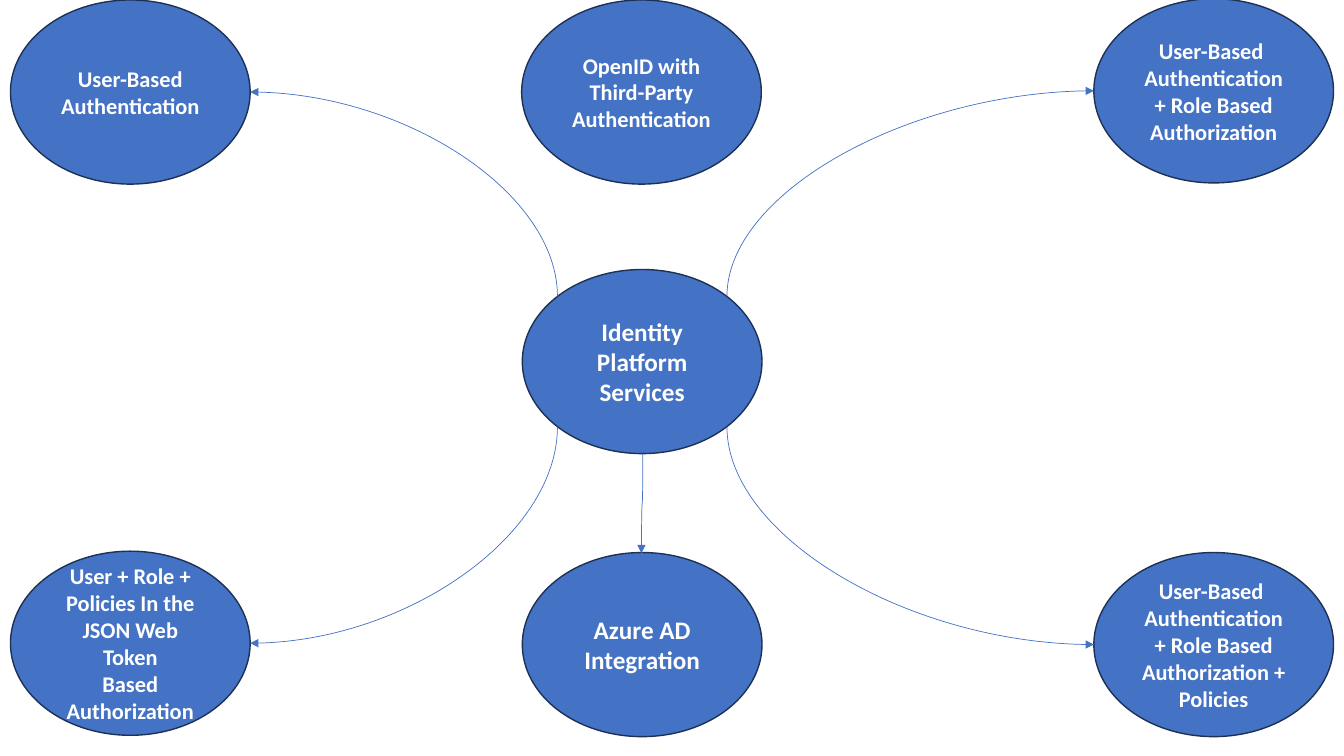
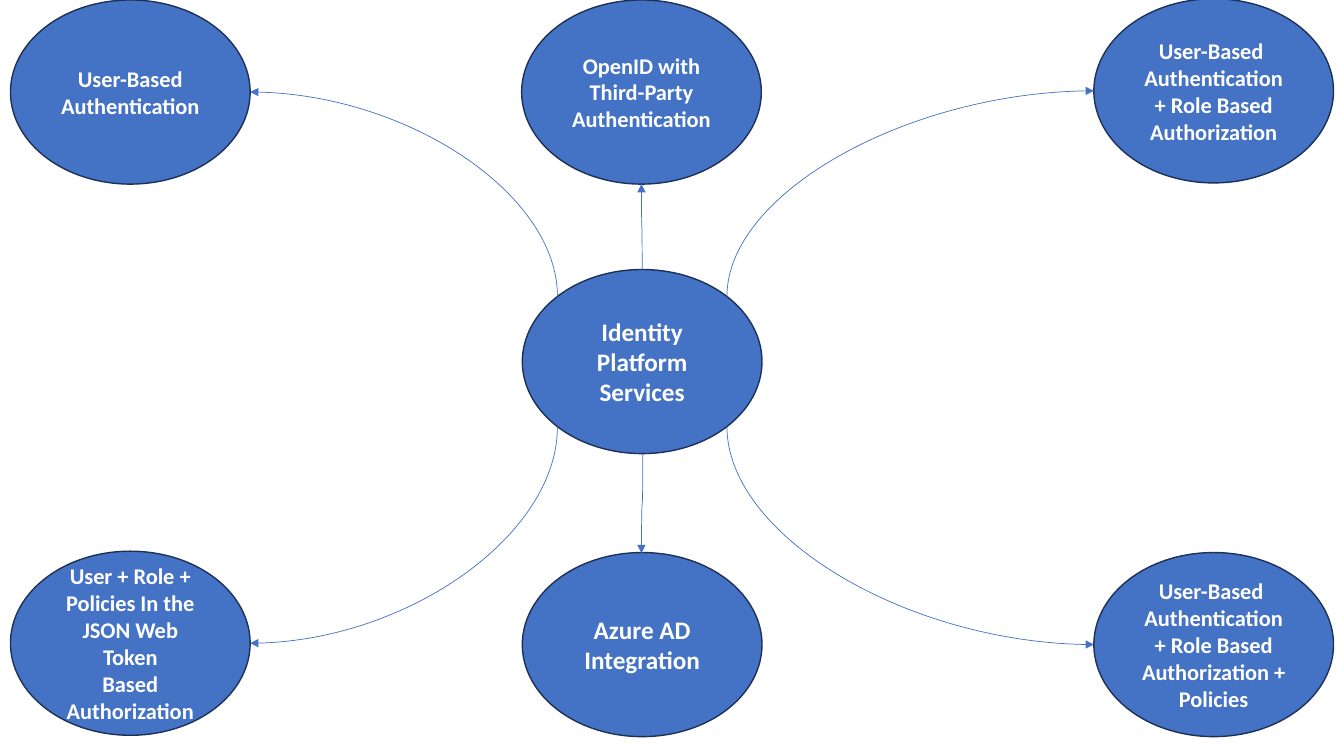
Before and after one commit to maheshsabnis/Capita_NETApps, a slide deck: slide 27 of TrgImages.pptx. Drawn at 1344x756 pixels with LibreOffice and Linux fonts; fonts in the diff are those of the drawing. Boxes give left, top, right and bottom in pixels: in the first picture for what was removed or moved away, otherwise in the second. Text is boxed around its words. In the diff, an @@ line names an element or a change of style, - is before the commit and + after.

```diff
--- a/TrgImages.pptx
+++ b/TrgImages.pptx
@@ curved arrow added from (642, 269) to (641, 185), #4472C4 0.5 pt @@
```
Also in this commit, not shown: 1 slide added, 15 other files.
